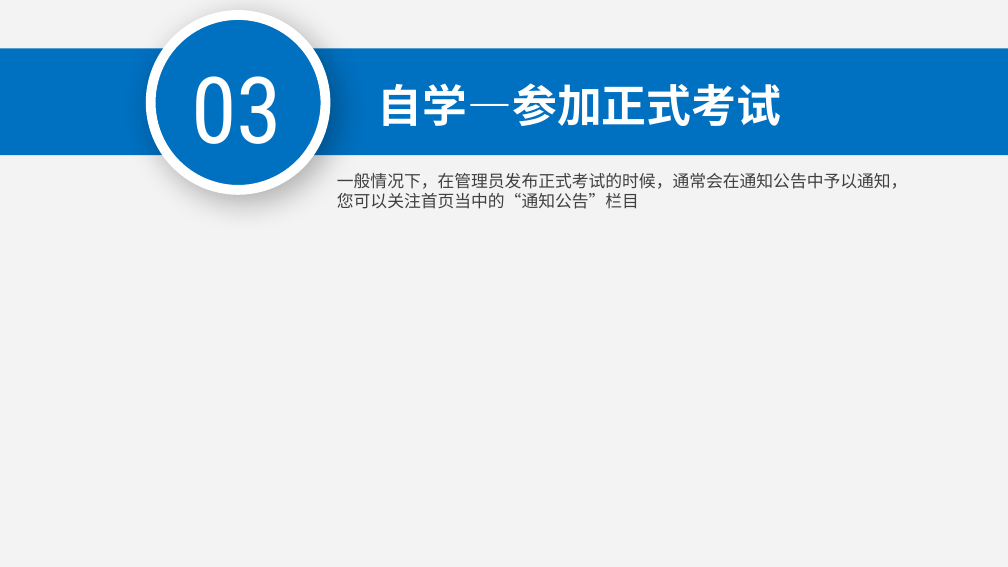
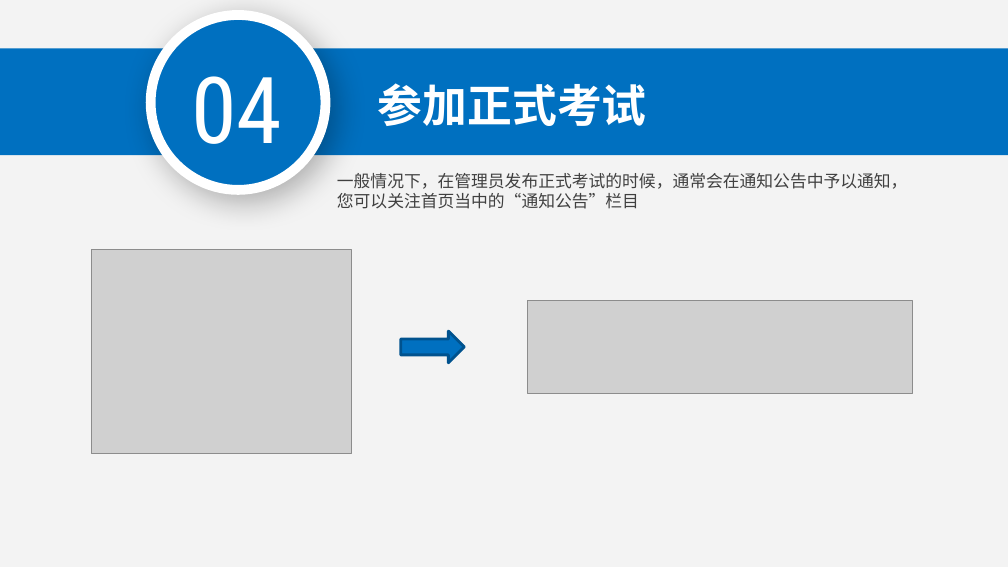
Before and after one commit to marstrip/police-office-testing, a slide deck: slide 14 of Doc/交付文档/培训.pptx. Drawn at 1008x567 pixels with LibreOffice and Linux fonts; fonts in the diff are those of the drawing; grey boxes stand for pictures; background and template pictures are left out. Boxes give left, top, right and bottom in pixels: in the first picture for what was removed or moved away, otherwise in the second. Text is boxed around its words. In the diff, an @@ line names an element or a change of style, - is before the commit and + after.

```diff
--- a/Doc/交付文档/培训.pptx
+++ b/Doc/交付文档/培训.pptx
@@ text at [191, 76, 282, 144]: text changed @@
-03
+04
@@ text at [378, 83, 647, 126]: text changed @@
-自学—参加正式考试
+参加正式考试
@@ picture added at [92, 250, 352, 454] @@
@@ picture added at [528, 300, 912, 393] @@
@@ right arrow added at [401, 331, 465, 362], fill #0070C0, outline #00538E 2 pt @@
```
Also in this commit, not shown: 7 other slides changed, 7 slides added.
